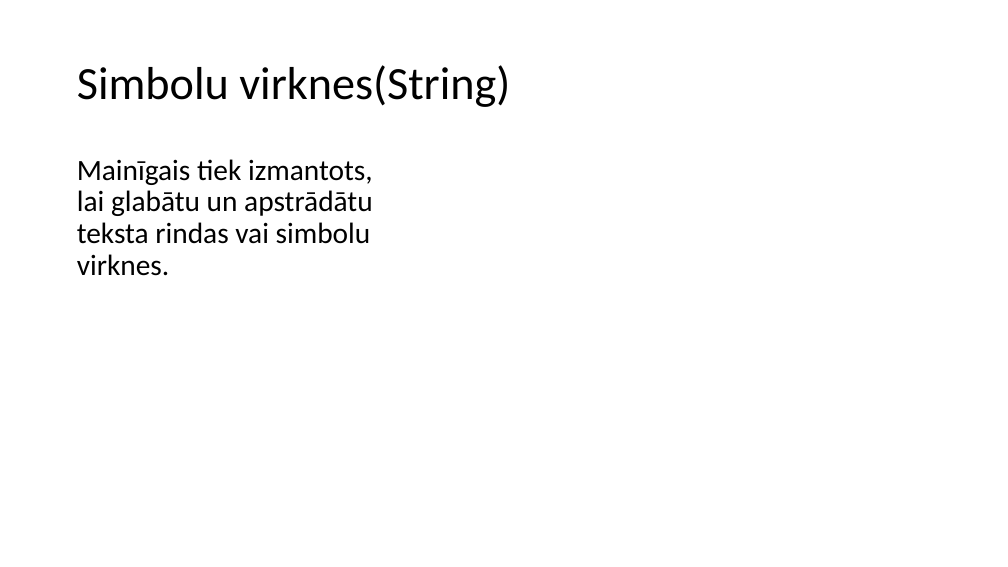
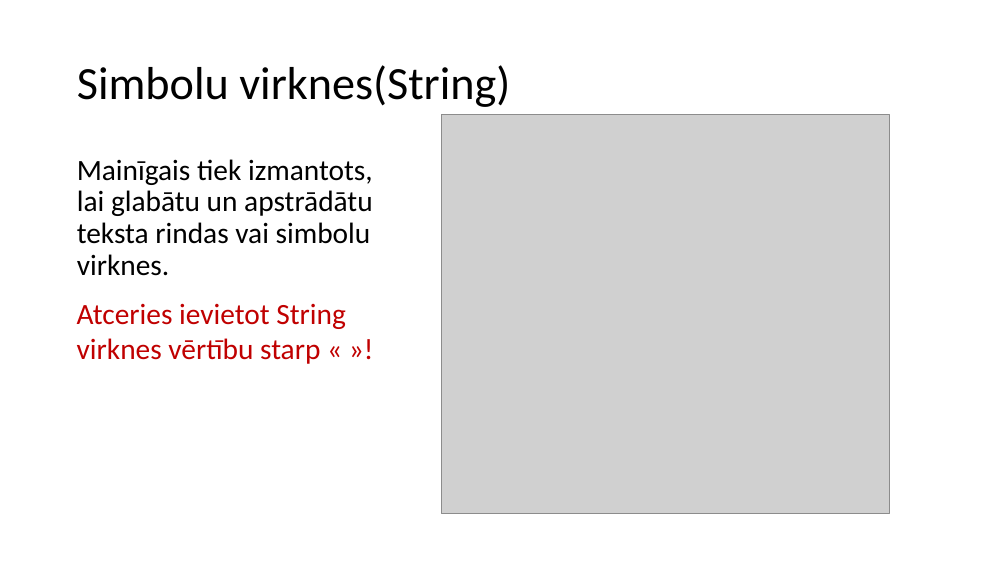
Before and after one commit to TBumerts/Eksamena_Darbs, a slide deck: slide 6 of Bumerts_InformativaisMaterials.pptx. Drawn at 1008x567 pixels with LibreOffice and Linux fonts; fonts in the diff are those of the drawing; grey boxes stand for pictures. Boxes give left, top, right and bottom in pixels: in the first picture for what was removed or moved away, otherwise in the second. Text is boxed around its words. In the diff, an @@ line names an element or a change of style, - is before the commit and + after.

Commit message:
Testa pievienota pirma parslegsanas starp jautajumiem

```diff
--- a/Bumerts_InformativaisMaterials.pptx
+++ b/Bumerts_InformativaisMaterials.pptx
@@ picture added at bbox=[442, 115, 890, 514] @@
@@ text added at bbox=[77, 303, 346, 364], 28 pt, text #C00000 @@
+Atceries ievietot String virknes vērtību starp « »!
```
Also in this commit, not shown: 6 other slides changed, 1 other file.
